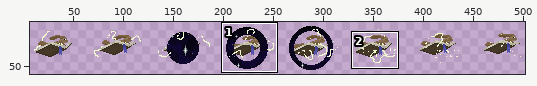
One commit to this sprite sheet: Assets/Resources/Characters/Orro/Bean/bean_nground.png. Above, an overview of the earlier version with the close-up marked.
Close-up. The starting point:
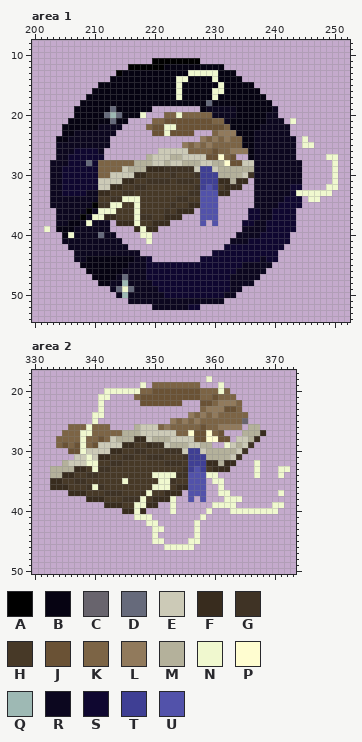
The file is 512x64 pixels. Shown: area 1: x 200..252, y 8..54; area 2: x 330..373, y 17..50. The wide view leaves out empty margins. The commit also changed other parts of the picture, which this record leaves out.
Palette (. is transparent): A #000000  B #060312  C #68646d  D #666a7b  E #cccab7  F #382c1e  G #3f3325  H #473927  J #6a5235  K #7c6445  L #917a5c  M #b4b19b  N #f0f8cf  P #fffdd0  Q #9eb9b4  R #0c071f  S #0f0730  T #3f3f94  U #5252aa
Pixels before, area 1 (only the part around the change), first column x 216:
26 .....EEEEEKKK
27 ...MEEEMMEEEE
28 KMMMEEMEEMMME
29 MMMFFFGGGGGET
30 EFFHHHHGHHHGT
31 FHHGGGGHGGGHT
32 HGGHHHHHHHHGT
33 GHHHHHHHHHGGU
34 NNHHHHHHGGHHU
35 HNHHHHHGHHFFU
36 HNHHHHGHFFF.U
37 HNGGHHFFF...U
38 FNHHFFF.....U
39 .FNFF........
40 ..NN.........
41 ...N.........
42 .............
43 RR...........
44 BRRS........S
45 RRRSSSSSSSSSS
46 RRRSSSSSSSSSS
47 RRRSSSSSSSSSS
Pixels before, area 2, first column x 333:
18 ..........................N.............
19 ...............N.KKKKKKKK...N...........
20 .........NNNNNNKKJJJJJJJJKKKNK..........
21 ........NN....KJJJJJJJJJJKKJKKK.........
22 ........N......JJJJJJJ...JJKLLLK........
23 ........N................KLLLJJK........
24 .......NN..............LKLKLKKKKK.......
25 .......N............LKLKLKKKKKKKC.......
26 ...KKKNKKK....MEEEKLKKKKKJKKLLLL.MM.....
27 ..KKKNNKKKKKMMMEEEEEEKKPJJPKJ...MMMF....
28 .KKKKNKKJKEMMMFFEMMMEEEEJJPPJJ.EEMF.....
29 .KJKJNKJEEEEFFHHFGGEMMMEEMM..NEMEG......
30 ...JJNEEEEFFHHGGHHHGGGETTEMMMMMEG.......
31 ....EENEFFHHGGHHGGGHHHGTTTMMMMEG........
32 ..MEEENNHHGGHHHHHHHGGGHTTTFFMFF...N.....
33 MMMMFFHNGGHHHHHHHHHHHHGTUTHFFF....N...NN
34 MMFFHHGGHHHHHHHHHNNNNGGUUUNN......N...N.
35 FFHHGGHHHHHHNHHHHHNNGHHUUU.NN...........
36 FFFHHHGNGHHHHHHHHNNNHFFUUU..N...........
37 ...FFFHHHGGGHHHGNHHFFF.UUU..NN........N.
38 ......FFFHHHGGGNHFFFN..U.U...NNN........
39 .........FFFHHNNFF..N......NNNN......NN.
40 ............FFNF....N.....N...NNNNNNNN..
41 ..............NNN........N..............
42 ................NN......N...............
43 .................NN.....N...............
44 .................N......N...............
45 .................NN....NN...............
46 ...................NNNNN................
The same view after the edit:
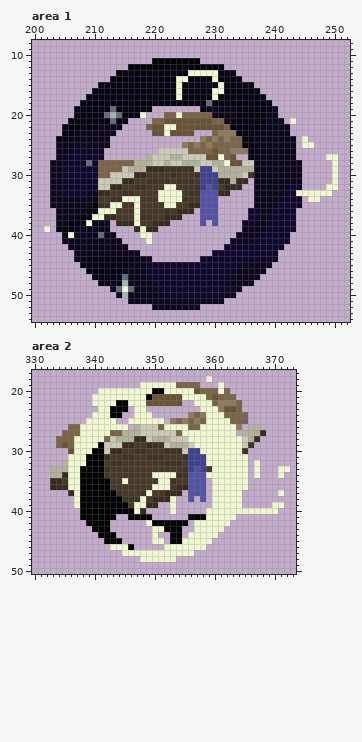
Difference:
Changed rows in their new state; - is an unchanged pixel.
Area 1:
first column x 221:
32 -NN-
33 NNNN
34 NNNN
35 -NN-
Area 2:
first column x 336:
19 -------------NNNNN------------
20 -----N------NNAANNNNN---------
21 ----N--NNNNNNA-----NNNN-------
22 ----N-NNAANNN--------NNN------
23 ------NAAA-NN---------NNN-----
24 ------NAA--NNN---------NNN----
25 ---N-NNN--NNNNNN-------NNNN---
26 --N-NNNNNN------NNNN--NNNNNN--
27 ----NNN------------NNNNNNNNN--
28 -N-NNN--------------NNNNNNNNN-
29 -N-NNA---------------NNNNN-NN-
30 -N-NAA----------------NNNNNNN-
31 NNNAAA-----------------NNNNNNN
32 NNNAAA-----------------NNNNNNN
33 NNAAAA------------------NNNNNN
34 NNAAAA-------------------NNNNN
35 NNAAAAA-------------------NNNN
36 NNAAAAA-----------------N-NNNN
37 -NAAAAAA----------------N--NN-
38 -NAAAAAAA---------------NN----
39 -NAAAAAAAA------------------N-
40 --AAAAAAAAA-------------NNN---
41 --AAAAAA--AAAA------AAANNNNN--
42 ---AAAA-------AAAAAA--NNNNN---
43 ----AAA---------AAA---NNNN----
44 -----AAA---------AA-N-NNN-----
45 ------AAA--------AAN--NN------
46 -------NNNA----------NN-------
47 ---------NNNNNNNNNNNN---------
48 ------------NNNNNN------------
